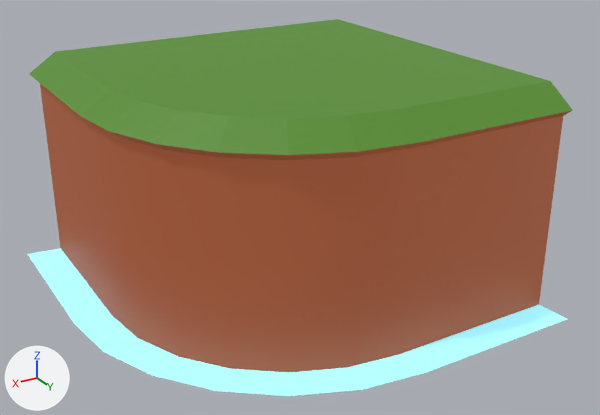
The glTF model assets/models/tiles/tile_island_corner_out.glb as it was, and as the next commit left it.
One viewpoint serves both versions: a camera (50 mm lens) standing at (0.531, 1.005, 0.311) and looking at (-0.096, -0.039, -0.211). The lights are fixed; the arrows at lower left show +X, +Y and +Z. The older version comes first. Vertices at exactly the same position are counted once.

The first picture shows 'tile_island_corner_out'.
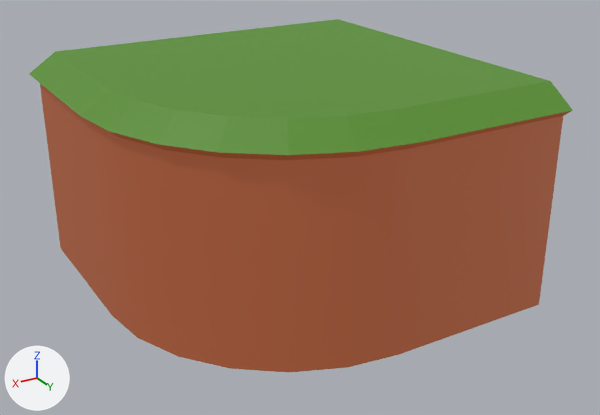
Location of each change, [x1, y1, x2, y2] in pixels of the pictures (600 x 415 px):
'tile_island_corner_out', reshaped (6% shorter): before [28, 19, 573, 396]; after [29, 19, 573, 372]
part 1 of me_tile_cliff_corner_outer_mesh_004, deleted (cyan): before [28, 248, 567, 396]

The edits, one by one:
me_tile_cliff_corner_outer_mesh_004 is used by ob_tile_island_corner_out; location (0.0, 0.0, 0.0).
me_tile_cliff_corner_outer_mesh_004 had 47 vertices, 88 faces and spanned x -0.4..0.26, y -0.4..0.26, z -0.36..0.0.
me_tile_cliff_corner_outer_mesh_004 now has 38 vertices, 72 faces and spans x -0.4..0.216, y -0.4..0.216, z -0.36..0.0.
Part 1, on me_tile_cliff_corner_outer_mesh_004:
9 vertices are removed from x -0.4..0.26, y -0.4..0.26, z -0.356.
16 faces are deleted.
